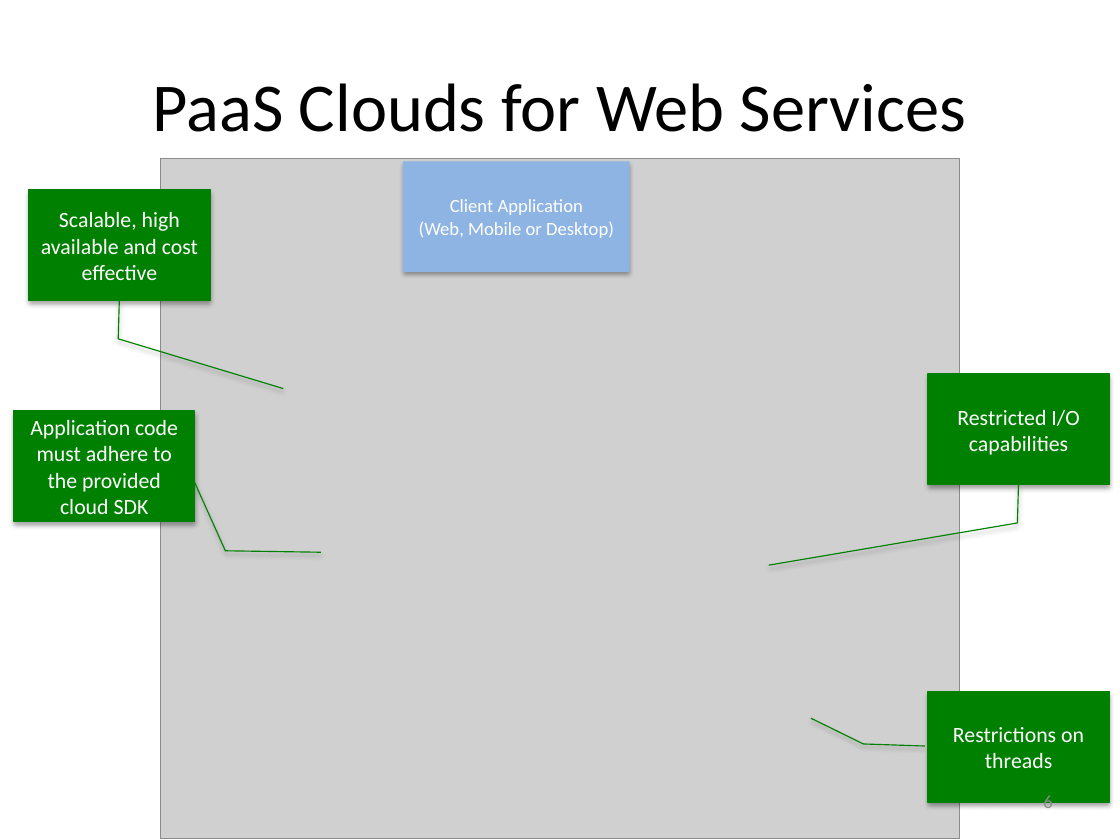
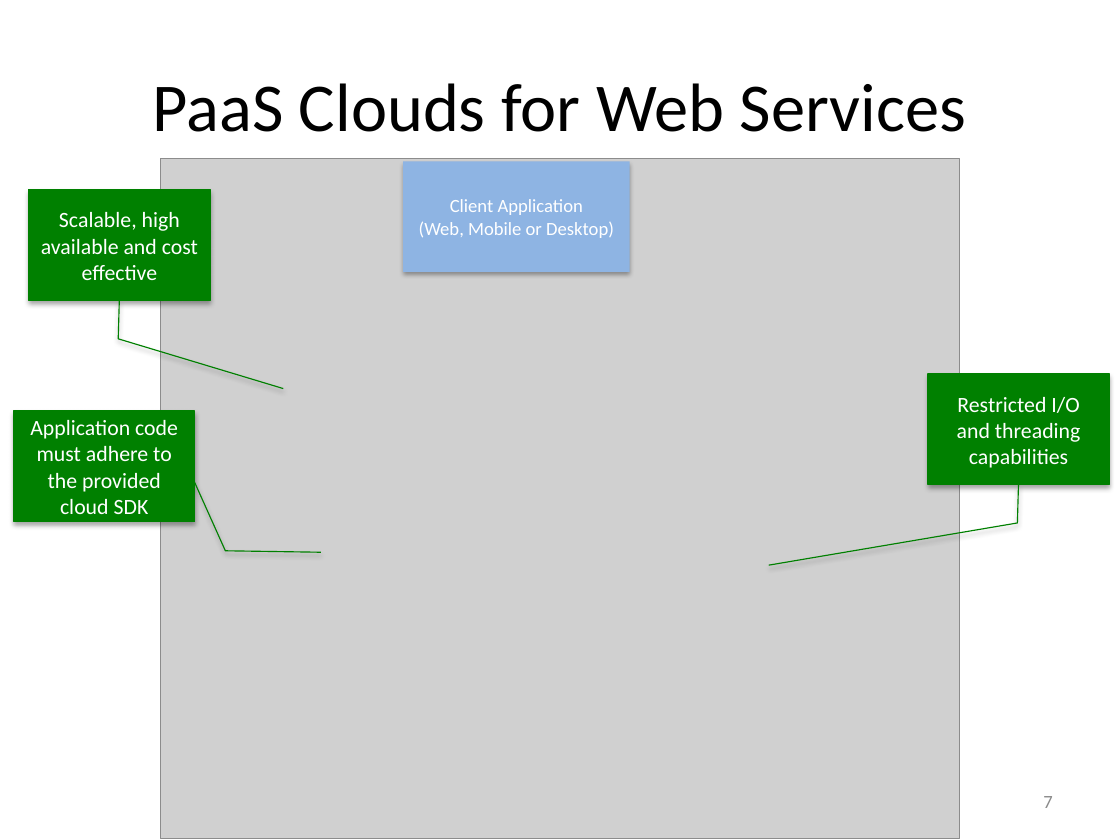
Before and after one commit to Dithn/eager-appscale, a slide deck: slide 7 of Eager/paper/socc15/cerebro_socc_presentation-v2.pptx (slide 6 before the commit). Drawn at 1120x840 pixels with LibreOffice and Linux fonts; fonts in the diff are those of the drawing; grey boxes stand for pictures. Boxes give left, top, right and bottom in pixels: in the first picture for what was removed or moved away, otherwise in the second. Text is boxed around its words. In the diff, an @@ line names an element or a change of style, - is before the commit and + after.

```diff
--- a/Eager/paper/socc15/cerebro_socc_presentation-v2.pptx
+++ b/Eager/paper/socc15/cerebro_socc_presentation-v2.pptx
@@ text in border callout at [957,397,1080,468]: text changed @@
-Restricted I/O capabilities
+Restricted I/O and threading capabilities
@@ border callout removed at [928,692,1110,803] @@
-Restrictions on threads
@@ page number at [1043,796,1052,808]: text changed @@
-6
+7
```
Also in this commit, not shown: 5 other slides changed, 1 slide added, 1 other file.
